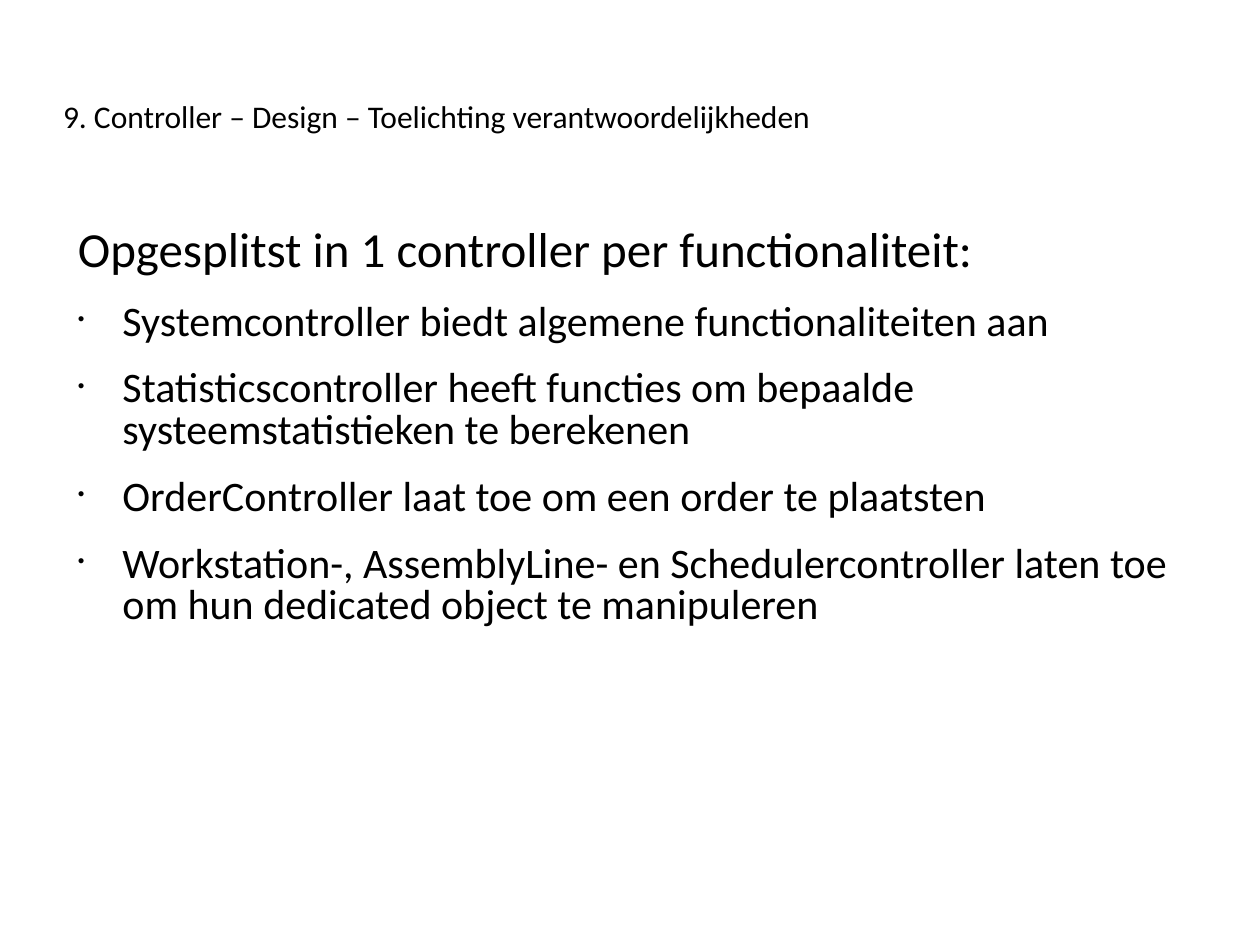
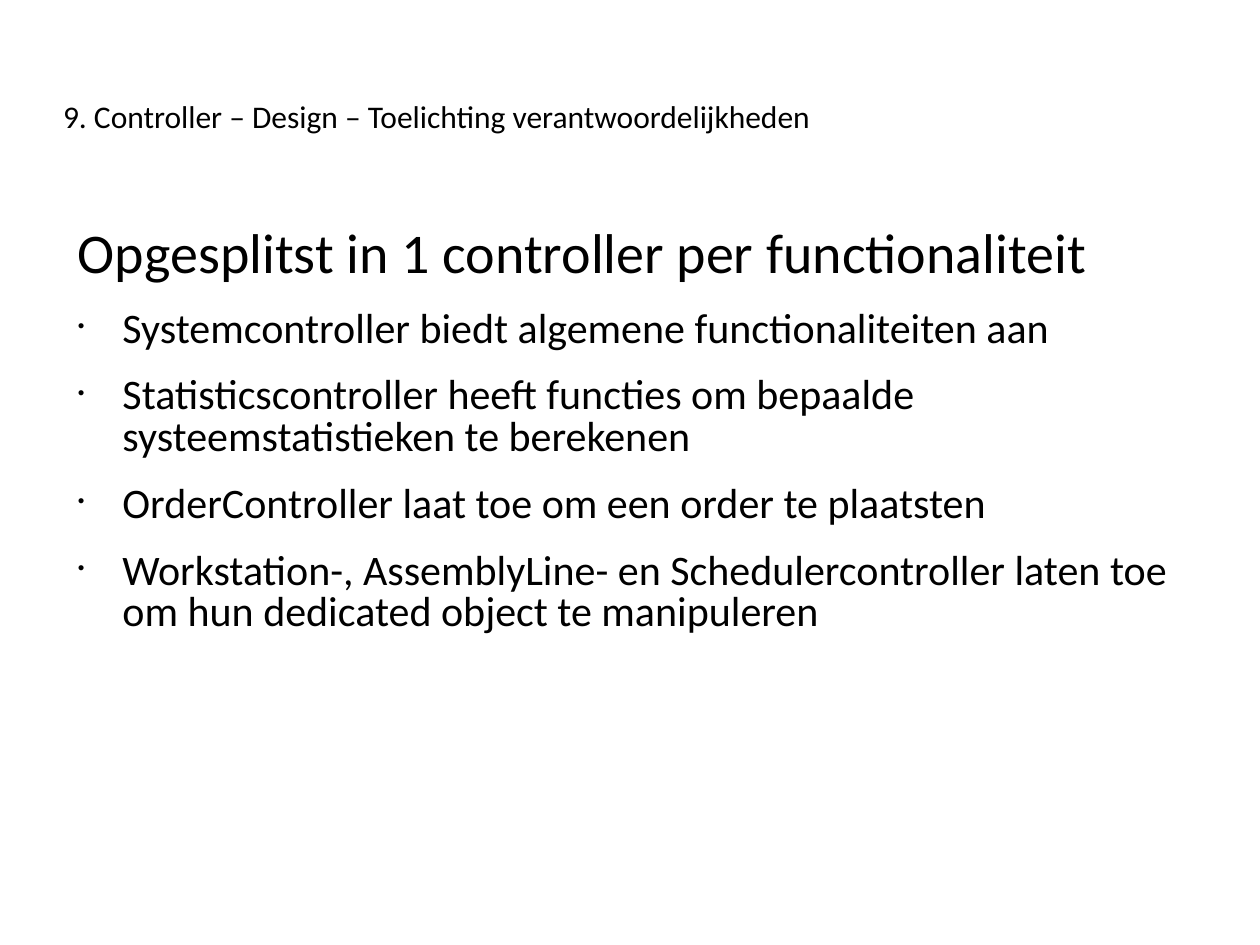
Before and after one commit to Novarg1/SWOP21, a slide deck: slide 26 of presentatie/Presentatie_Iteratie3_aanpassingenWonne21h59.ppt. Drawn at 1260x945 pixels with LibreOffice and Linux fonts; fonts in the diff are those of the drawing. Boxes give left, top, right and bottom in pixels: in the first picture for what was removed or moved away, otherwise in the second. Text is boxed around its words. In the diff, an @@ line names an element or a change of style, - is before the commit and + after.

```diff
--- a/presentatie/Presentatie_Iteratie3_aanpassingenWonne21h59.ppt
+++ b/presentatie/Presentatie_Iteratie3_aanpassingenWonne21h59.ppt
@@ text at (78,234,1086,283): text changed; size 28 to 32 pt @@
-Opgesplitst in 1 controller per functionaliteit:
+Opgesplitst in 1 controller per functionaliteit
```
Also in this commit, not shown: 8 other slides changed, 3 other files.
